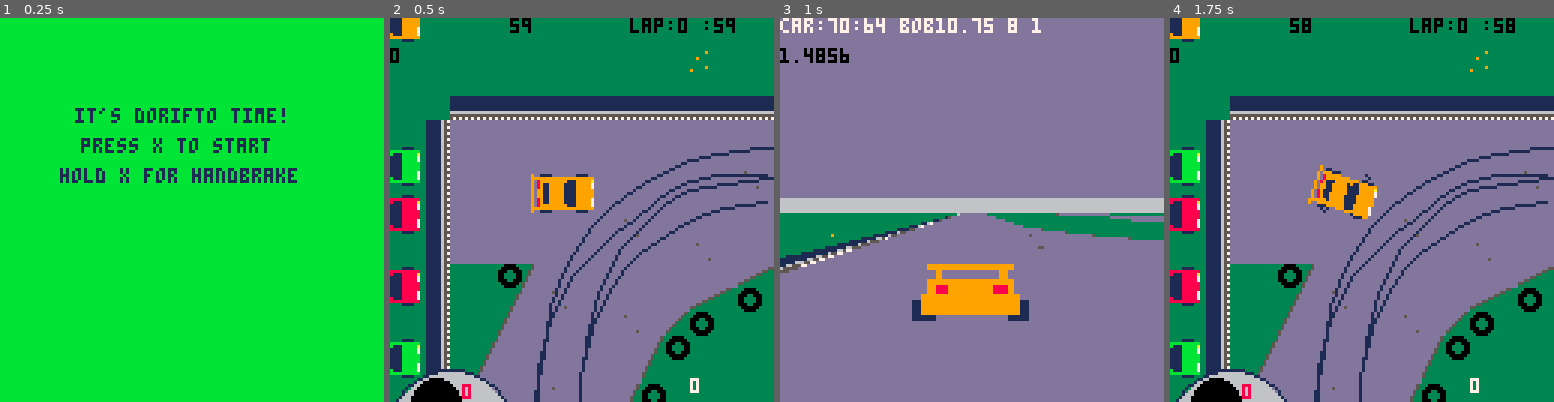
Above: before the commit, frames 1-4 (left to right).
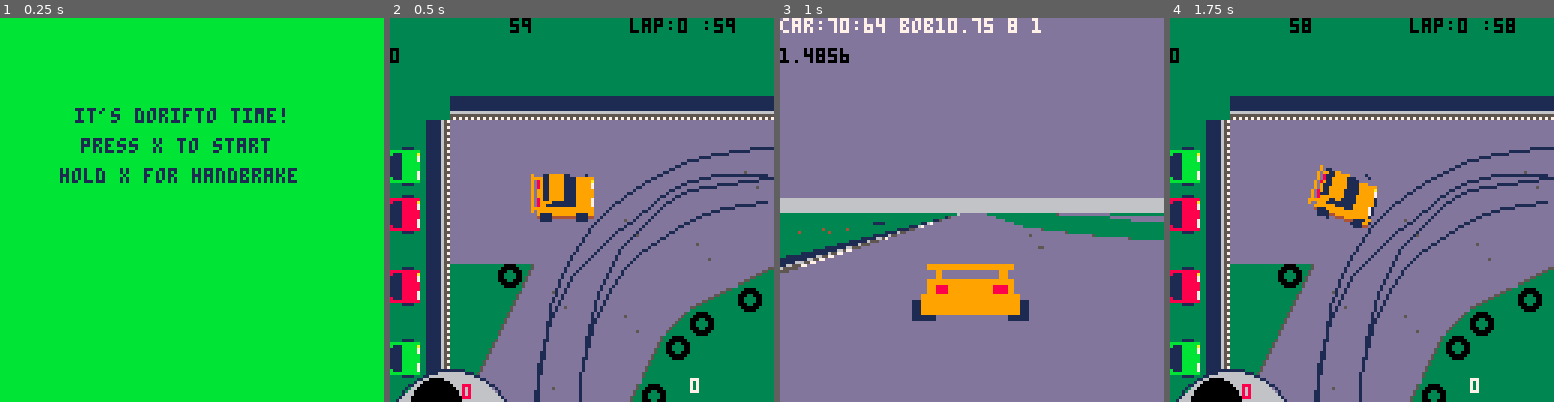
Above: after the commit, the same moments.

Repository: graearea/pico8
Game: PICO-8 cartridge skidmarks.p8
Same seed, same stepped clock (60 frames per second), same inputs: the game is played once before the commit and once after it.
Inputs:
- Up to frame 1 (0.25 s): no input
- Up to frame 2 (0.5 s): tap X (X key) at 0.33 s
- Up to frame 3 (1 s): tap O (Z key) at 0.7 s
- Up to frame 4 (1.75 s): tap X (X key) at 1.07 s; hold Right from 1.6 s (still down); tap O (Z key) at 1.7 s

Frame 1 is identical in both runs. In frame 2, 1.1% of the frame differs, in the area x 0-83%, y 0-54%; in frame 3, less than 0.1%; in frame 4, 1.2%, in the area x 0-83%, y 0-55%.

Commit message:
added 2.5D

Diff:
--- a/skidmarks.p8
+++ b/skidmarks.p8
@@ -123,6 +124,7 @@
     camera(window_x,window_y)
     rectfill(-200,-200,1024,1027,3)
     map(0, 0, 0, 0, 1024, 64)
+    rectfill(-200,-200,200,16,3)
     draw_skids(skids_l)
     draw_skids(skids_r)
     draw_skids(skids_fl)
@@ -420,7 +422,11 @@
 	end,
 
 	draw=function(self)
-    rotate_sprite(self.x,self.y,self.angle)
+    rotate_sprite(self.x,self.y+3,self.angle,14)--wheels
+    rotate_sprite(self.x,self.y+2,self.angle,5)
+    rotate_sprite(self.x,self.y,self.angle,0)
+    rotate_sprite(self.x,self.y-1,self.angle,19 )
+    rotate_sprite(self.x,self.y-2,self.angle,10)--roof
  end,
 
  rotate_wheel_posn=function(self,pos)
@@ -469,13 +475,13 @@
   return sqrt(x*x+y*y)
 end
 
-function rotate_sprite(x,y,a)
+function rotate_sprite(x,y,a,sprite_offset)
 sw_rot=a/360
-mx=-0.0
+mx=-0.0+sprite_offset
 my=-0.6
 r=3
 local cs, ss = cos(sw_rot), -sin(sw_rot)
-local ssx, ssy, cx, cy = mx - 1, my - 1, mx+r/2, my+r/2
+local ssx, ssy, cx, cy = mx - 0.5, my - 0.5, mx+r/2, my+r/2
 
  ssy -=cy
  ssx -=cx
@@ -1031,9 +1037,9 @@
 
 
 __map__
-4501470000000000000000000000000000000000000600000000000000000000000000000000000000000000000000060000000000000000000000000000000000000000000000000000000000000006000000000000000000000000000000000000000000000000000000000000000000000000000000000000000000050000
-5556570000000000000000000000000000000000000000000000000000000000000000000000000000000000000000000000000000000000000000000000000000000000000000000000000000000000000000000000000000000000000000000000000000000000000000000000000000000000060000000000000000000000
-0000000000000000000000000000060000000000000000000007000400000000000000000000000006000000000000000000000700040000000000000000000000000000000000000600000000000000000000070004000000000000000000000000000000000000000000000000000000000000000000000000000000000000
+4546470000656667000020210000606162000063640000000000000000000000000000000000000000000000000000060000000000000000000000000000000000000000000000000000000000000006000000000000000000000000000000000000000000000000000000000000000000000000000000000000000000050000
+5556570000757677000030310000707172000073740000000000000000000000000000000000000000000000000000000000000000000000000000000000000000000000000000000000000000000000000000000000000000000000000000000000000000000000000000000000000000000000060000000000000000000000
+0000000000000000000000000000000000000000000000000007000400000000000000000000000006000000000000000000000700040000000000000000000000000000000000000600000000000000000000070004000000000000000000000000000000000000000000000000000000000000000000000000000000000000
 0000000000000000000000000000000000000000000000000000000000000000000000000000000000000000000000000000000000000000000000000000000000000000000000000000000000000000000000000000000000000000000000000000000000000000000000000000000000000000000000000000000000000000
 000000003b3b3b3b3b3b3b3b3b3b3b3b3b3b3b3b3b3b3b3b3b3b3b3b3b3b3b3b3b3b3b3b3b3b3b3b3b3b3b3b3b3b3b3b3b3b3b3b3b3b3b3b3b3b3b3b3b3b3b3b3b3b3b3b3b3b3b3b3b3b3b3b3b3b3b3b3b3b3b3b3b3b3b3b3b3b3b3b3b3b3b3b3b3b3b3b3b3b2c00000000000000000000000400000000000000050000000000
 0000003c3a3a3a3a3a3a3a3a3a3a3a28282828292828282a28282828282828282828282828282828282828282828282828282828282828282828282828283a3a3a3a3a393a3a3a3a3a3a3a2627000000000000000000000000000000000500070000000000002c00000005000000000000000000000000070000000000000000
Not shown, changed: 39 lines of the sprite sheet (__gfx__) section of skidmarks.p8
